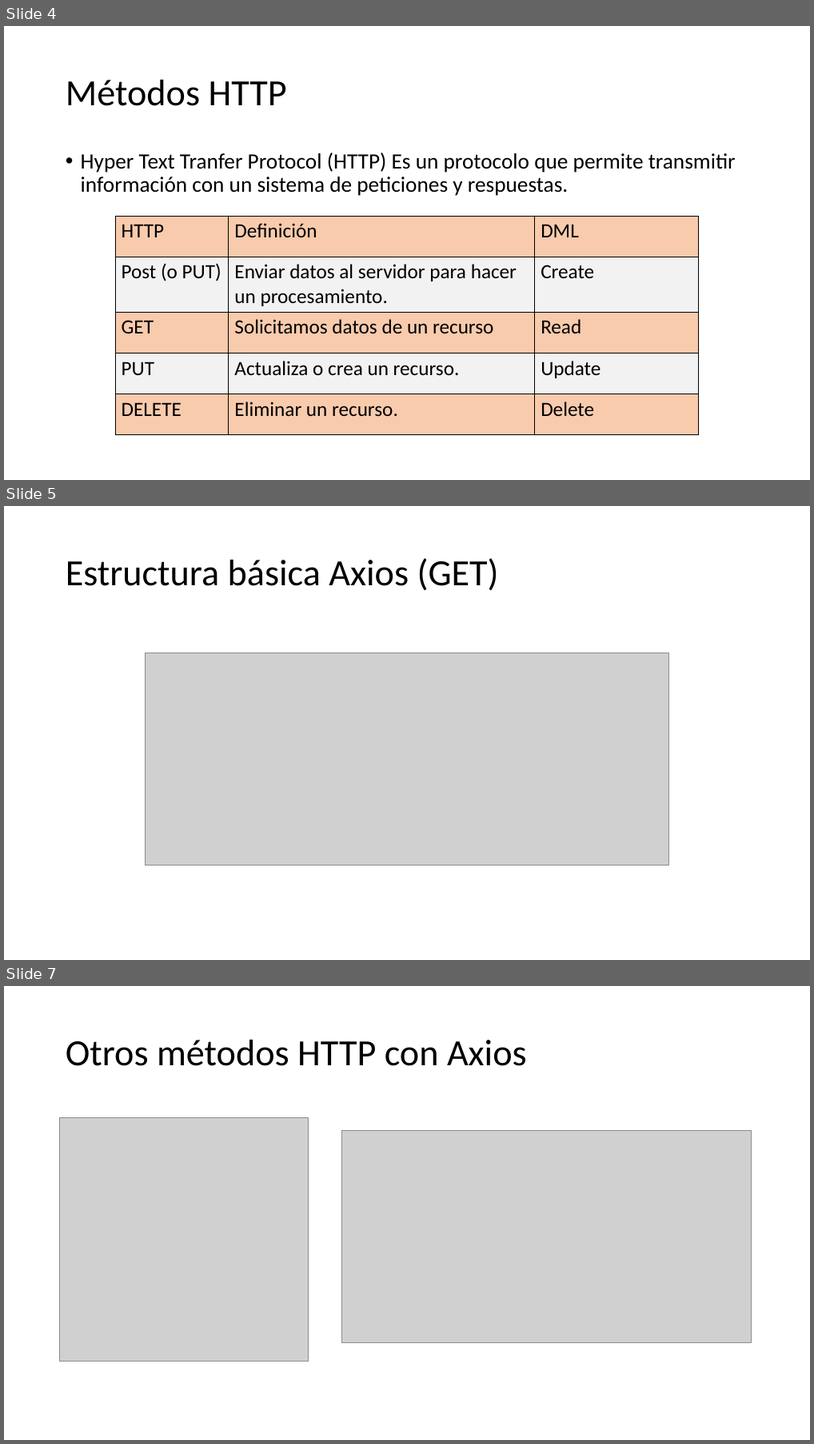
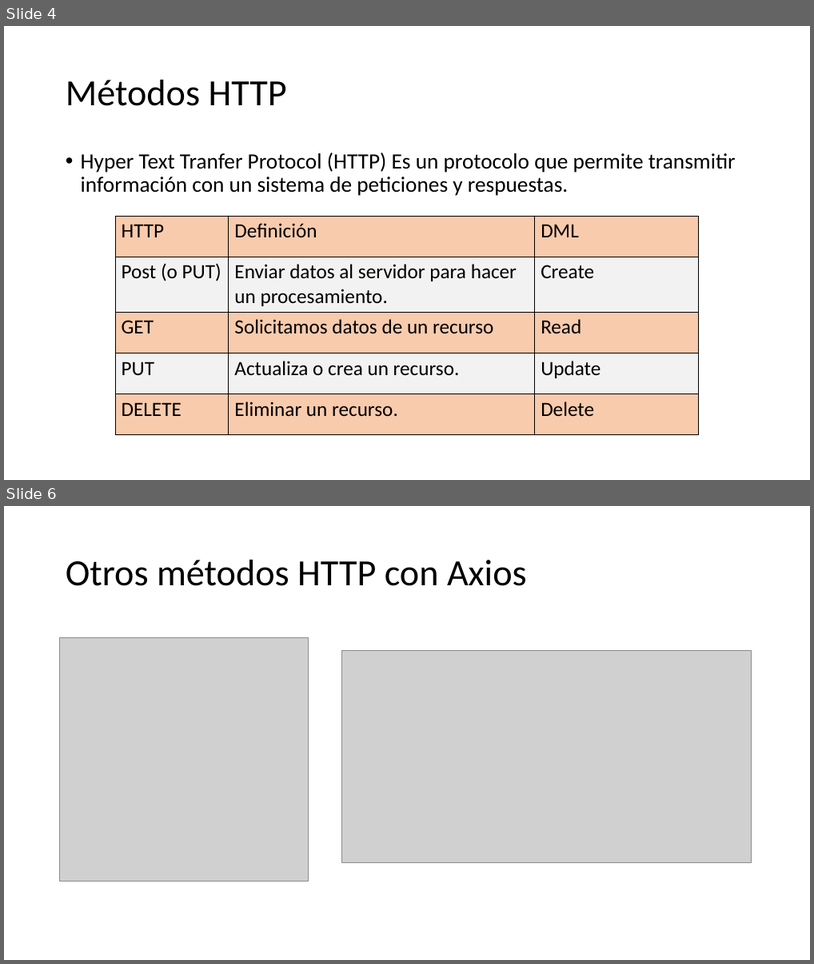
Before and after one commit to Davida4200/tutorial-axios-basico, a slide deck: 01-Axios-js/axios.pptx. Shown one above the other, each under a label of ours: slides 4, 5 and 7 before the commit, slides 4 and 6 after it; the slides between them are not shown. The pictures are 814x1444 and 814x964 pixels, drawn with LibreOffice and Linux fonts; fonts in the diff are those of the drawing; grey boxes stand for pictures. Boxes give left, top, right and bottom in pixels: in the first picture for what was removed or moved away, otherwise in the second. Text is boxed around its words. In the diff, an @@ line names an element or a change of style, - is before the commit and + after.

```diff
--- a/01-Axios-js/axios.pptx
+++ b/01-Axios-js/axios.pptx
@@ slide 5 removed at (x1=4, y1=506, x2=810, y2=960), background #FFFFFF @@
@@ title removed at (x1=66, y1=558, x2=499, y2=590) @@
-Estructura básica Axios (GET)
@@ picture removed at (x1=146, y1=653, x2=669, y2=865) @@
@@ what was slide 7 is now slide 6 @@
```
Also in this commit, not shown: 1 slide changed, 14 other files.
